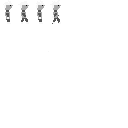
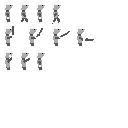
Revision of a layered (128, 128) image; what changed, layer by layer:
added layer "Pasted Layer" above "player.png" over [35, 48, 45, 72]
renamed "Background" to "player.png", painted on it over [3, 24, 94, 72]
